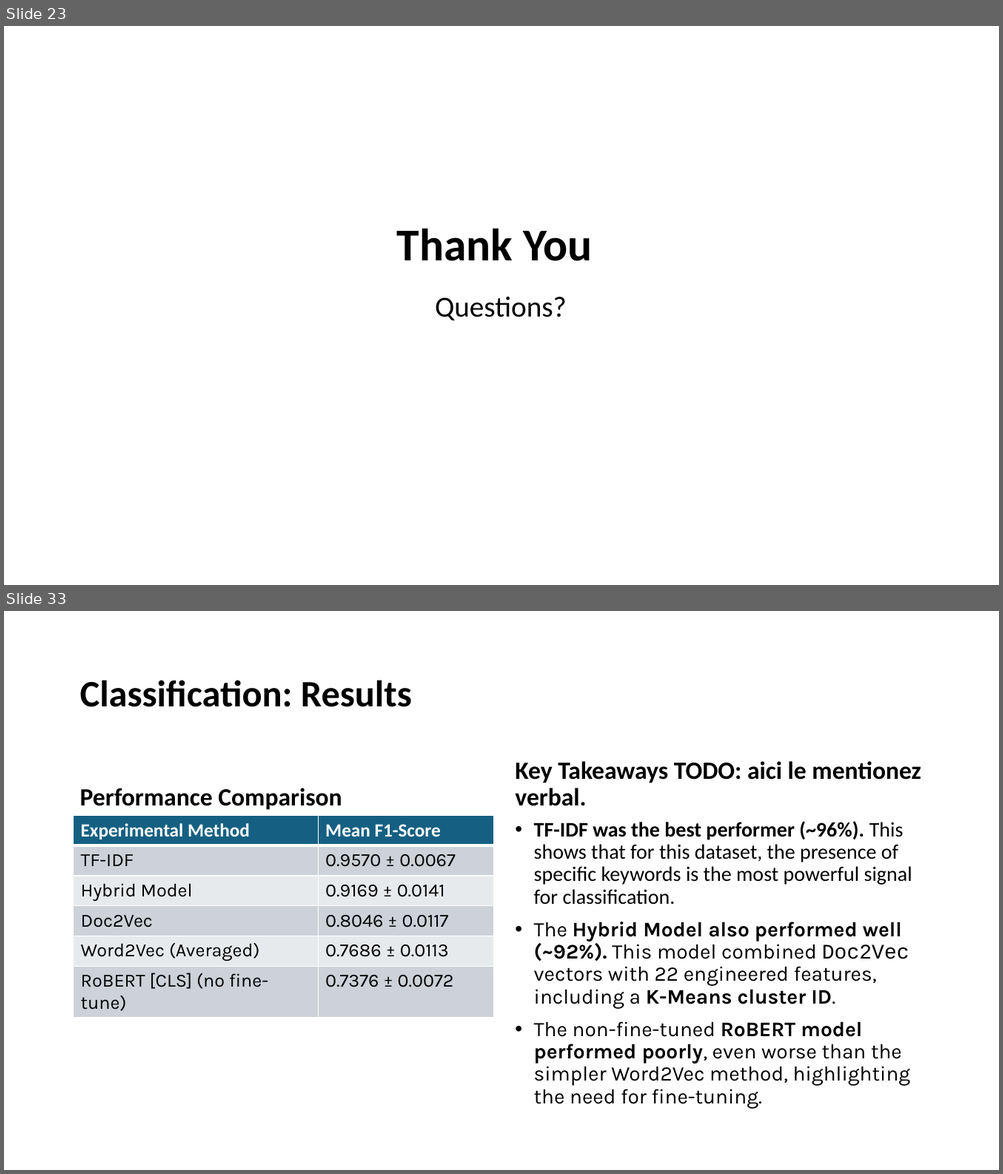
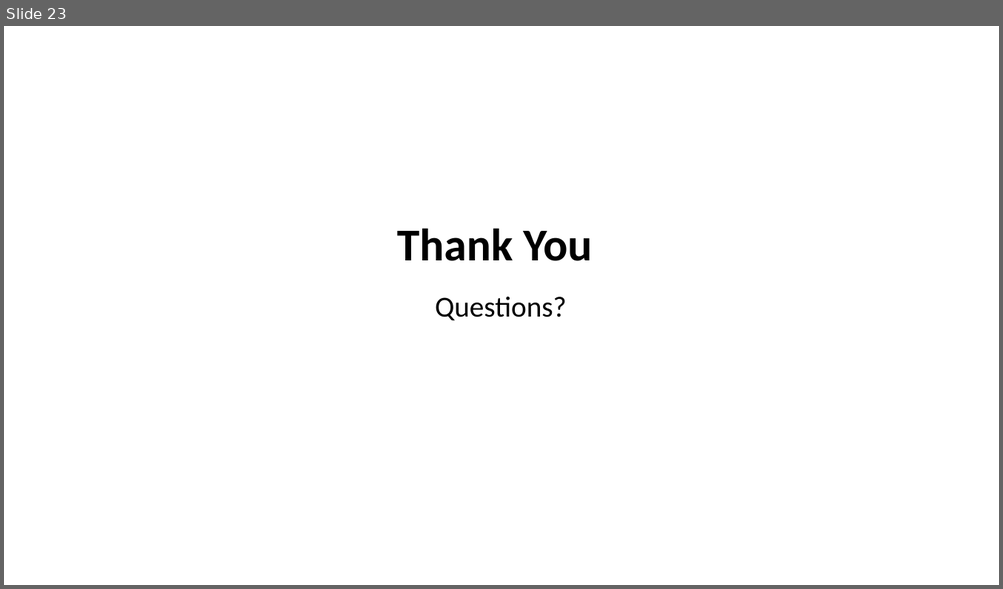
Before and after one commit to razvanxpop/romanian-fake-news-detection, a slide deck: documents/Presentation.pptx. Shown one above the other, each under a label of ours: slides 23 and 33 before the commit, slide 23 after it; the slides between them are not shown. The pictures are 1003x1174 and 1003x589 pixels, drawn with LibreOffice and Linux fonts; fonts in the diff are those of the drawing. Boxes give left, top, right and bottom in pixels: in the first picture for what was removed or moved away, otherwise in the second. Text is boxed around its words. In the diff, an @@ line names an element or a change of style, - is before the commit and + after.

```diff
--- a/documents/Presentation.pptx
+++ b/documents/Presentation.pptx
@@ slide 33 removed at [4, 611, 999, 1170], background #FFFFFF @@
@@ title removed at [80, 680, 412, 707] @@
-Classification: Results
@@ text removed at [515, 761, 921, 806] @@
-Key Takeaways TODO: aici le mentionez verbal.
@@ text removed at [80, 788, 341, 810] @@
-Performance Comparison
@@ table removed at [74, 815, 493, 1014], 6 rows, 2 columns @@
-Experimental Method | Mean F1-Score
-TF-IDF | 0.9570 ± 0.0067
-Hybrid Model | 0.9169 ± 0.0141
-Doc2Vec | 0.8046 ± 0.0117
-Word2Vec (Averaged) | 0.7686 ± 0.0113
-RoBERT [CLS] (no fine-tune) | 0.7376 ± 0.0072
@@ text removed at [534, 821, 912, 1109] @@
-• TF-IDF was the best performer (~96%). This shows that for this dataset, the presence of specific keywords is the most powerful signal for classification.
-• The Hybrid Model also performed well (~92%). This model combined Doc2Vec vectors with 22 engineered features, including a K-Means cluster ID.
-• The non-fine-tuned RoBERT model performed poorly, even worse than the simpler Word2Vec method, highlighting the need for fine-tuning.
```
Also in this commit, not shown: 10 other slides removed, 1 other file.
